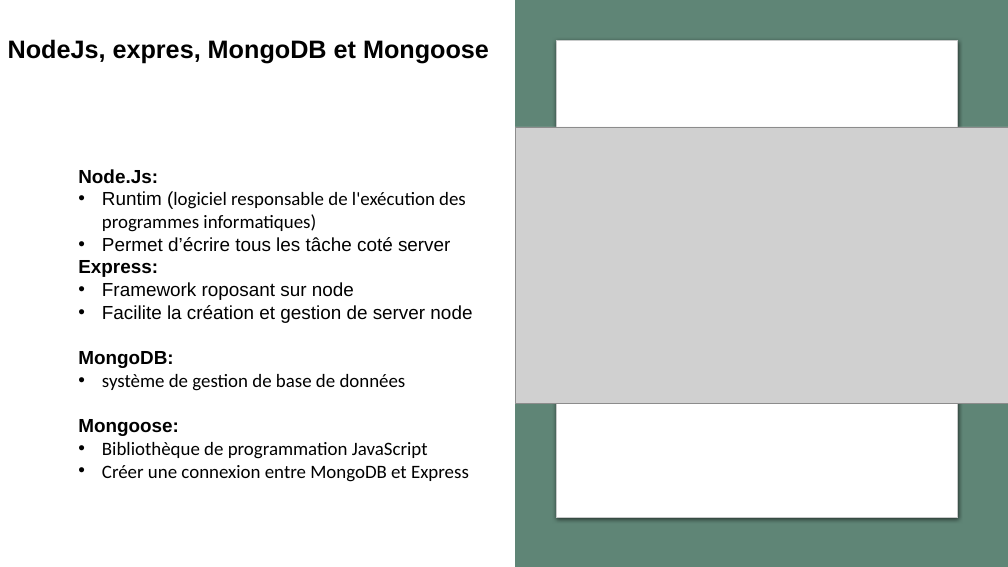
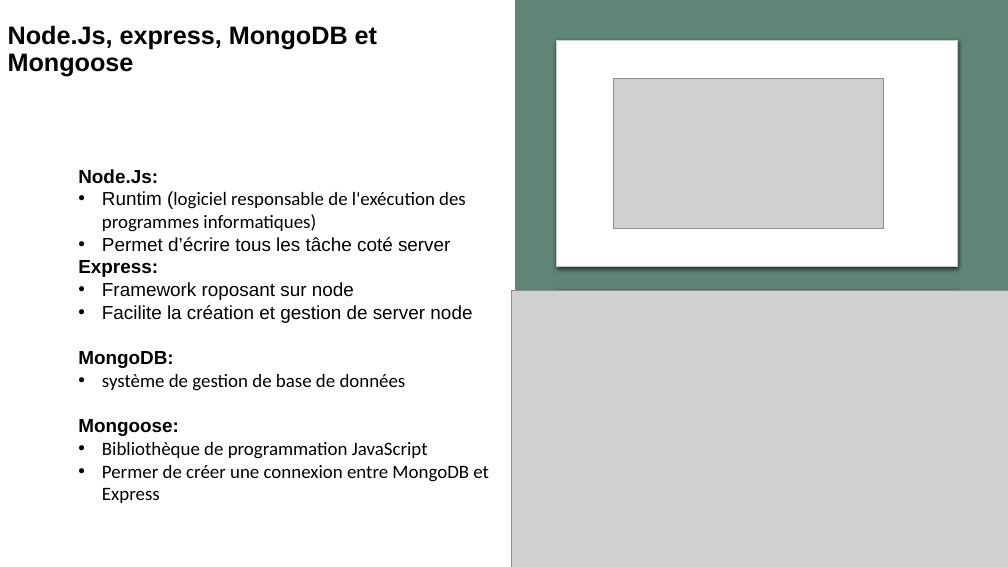
Before and after one commit to vahab12/projet-6, a slide deck: slide 6 of Présentation-P6.pptx (slide 5 before the commit). Drawn at 1008x567 pixels with LibreOffice and Linux fonts; fonts in the diff are those of the drawing; grey boxes stand for pictures. Boxes give left, top, right and bottom in pixels: in the first picture for what was removed or moved away, otherwise in the second. Text is boxed around its words. In the diff, an @@ line names an element or a change of style, - is before the commit and + after.

```diff
--- a/Présentation-P6.pptx
+++ b/Présentation-P6.pptx
@@ title at [8, 25, 377, 77]: text changed @@
-NodeJs, expres, MongoDB et Mongoose
+Node.Js, express, MongoDB et Mongoose
@@ picture added at [614, 78, 884, 228] @@
@@ picture: place and size @@
-picture at [515, 127, 1008, 404]
+picture at [511, 290, 1008, 567]
@@ text at [102, 465, 489, 503]: text changed @@
-• Créer une connexion entre MongoDB et Express
+• Permer de créer une connexion entre MongoDB et Express
```
Also in this commit, not shown: 4 other slides changed, 5 slides added, 4 slides removed, 11 other files.
